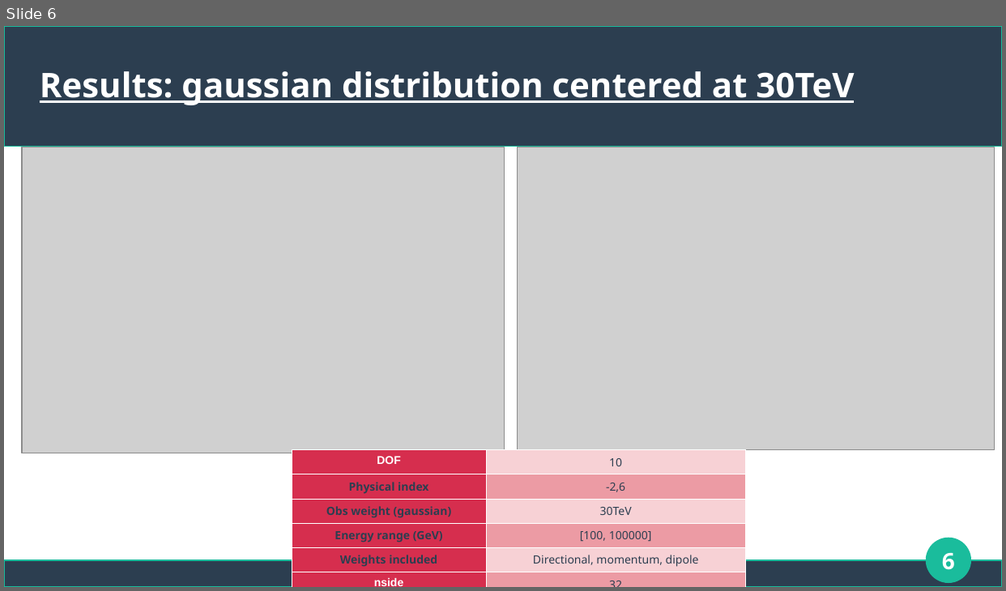
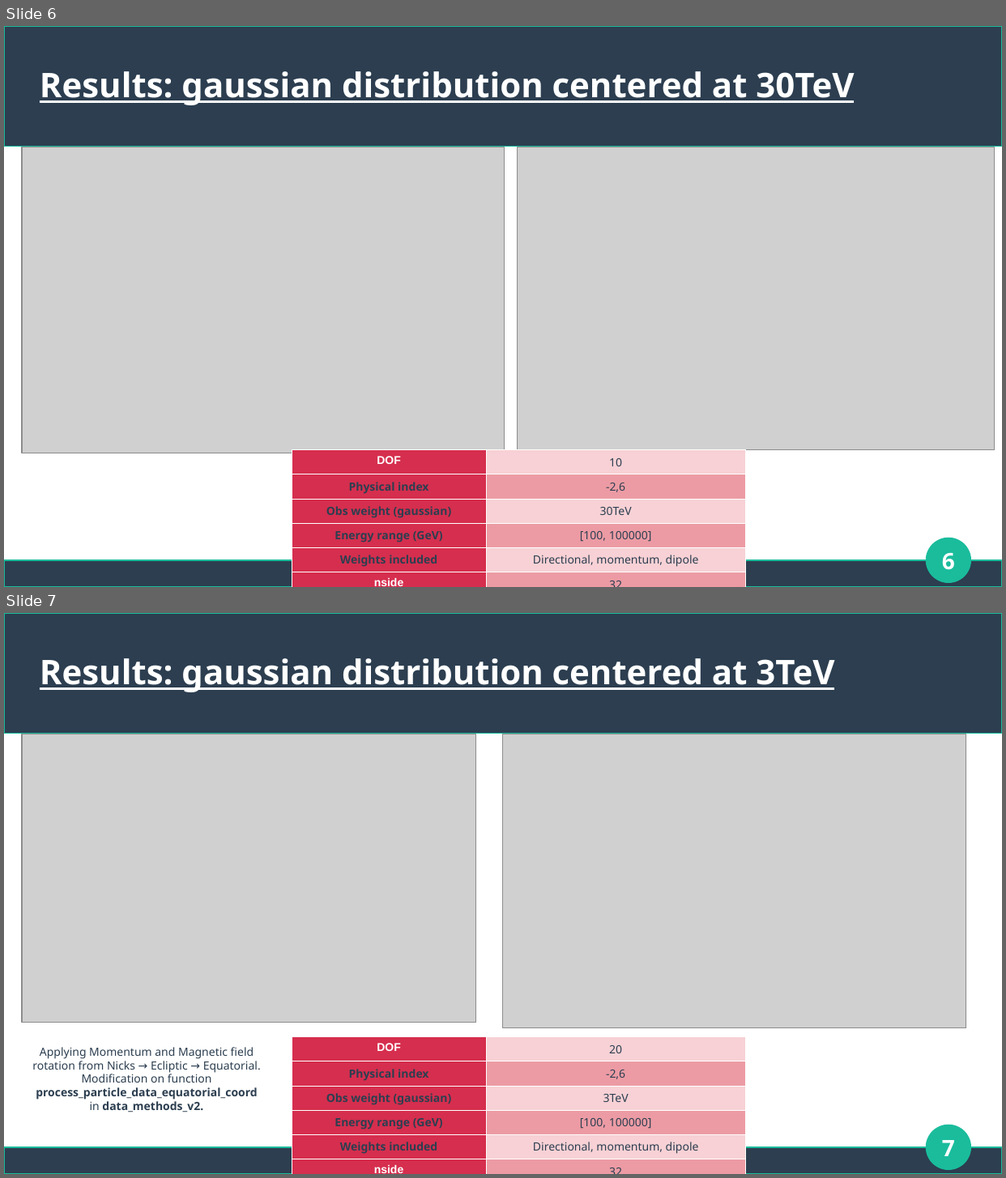
Before and after one commit to jcdiazvelez/ptracing-CosmicRay-analysis, a slide deck: Cosmic Rays - chi2.odp. Shown one above the other, each under a label of ours: slide 6 before the commit, slides 6 and 7 after it. The pictures are 1006x591 and 1006x1178 pixels, drawn with LibreOffice and Linux fonts; fonts in the diff are those of the drawing; grey boxes stand for pictures. Boxes give left, top, right and bottom in pixels: in the first picture for what was removed or moved away, otherwise in the second. Text is boxed around its words. In the diff, an @@ line names an element or a change of style, - is before the commit and + after.

Commit message:
added new scripts to handle momentum and magnetic field rotation

```diff
--- a/Cosmic Rays - chi2.odp
+++ b/Cosmic Rays - chi2.odp
@@ slide 7 added at (x1=4, y1=613, x2=1002, y2=1174), background #FFFFFF; not listed: 3 template elements that a slide beside it also shows @@
@@ title added at (x1=40, y1=658, x2=834, y2=692), 27 pt, text #FFFFFF, bold, underline @@
+Results: gaussian distribution centered at 3TeV
@@ picture added at (x1=22, y1=735, x2=477, y2=1023) @@
@@ picture added at (x1=503, y1=735, x2=966, y2=1029) @@
@@ text added at (x1=32, y1=1047, x2=261, y2=1113), 9 pt, text #2C3E50 @@
+Applying Momentum and Magnetic field rotation from Nicks → Ecliptic → Equatorial. Modification on function process_particle_data_equatorial_coord in data_methods_v2.
@@ table added at (x1=292, y1=1037, x2=746, y2=1174), 6 rows, 2 columns @@
+DOF | 20
+Physical index | -2,6
+Obs weight (gaussian) | 3TeV
+Energy range (GeV) | [100, 100000]
+Weights included | Directional, momentum, dipole
+nside | 32
@@ page number added at (x1=942, y1=1140, x2=955, y2=1157), 18 pt, text #FFFFFF, bold @@
+7
```
Also in this commit, not shown: 7 other files.
